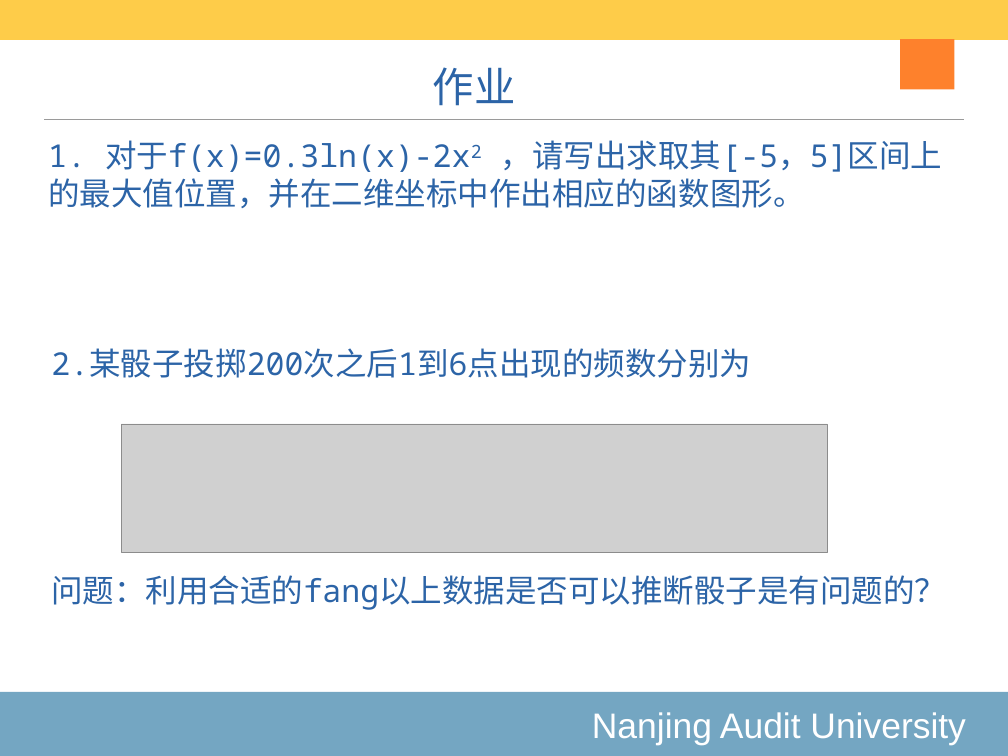
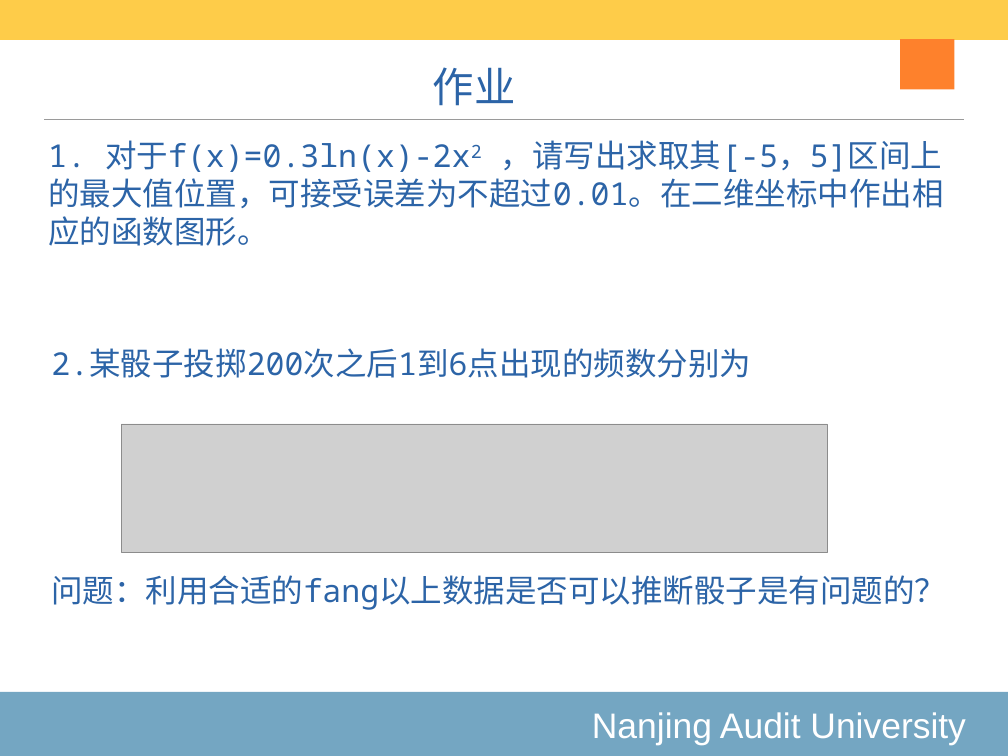
Before and after one commit to exoplanetX/DataAnalytics, a slide deck: slide 3 of 2019-作业3.pptx. Drawn at 1008x756 pixels with LibreOffice and Linux fonts; fonts in the diff are those of the drawing; grey boxes stand for pictures. Boxes give left, top, right and bottom in pixels: in the first picture for what was removed or moved away, otherwise in the second. Text is boxed around its words. In the diff, an @@ line names an element or a change of style, - is before the commit and + after.

```diff
--- a/2019-作业3.pptx
+++ b/2019-作业3.pptx
@@ text at (48,140,943,246): text changed @@
-1. 对于f(x)=0.3ln(x)-2x2 ，请写出求取其[-5，5]区间上的最大值位置，并在二维坐标中作出相应的函数图形。
+1. 对于f(x)=0.3ln(x)-2x2 ，请写出求取其[-5，5]区间上的最大值位置，可接受误差为不超过0.01。在二维坐标中作出相应的函数图形。
```
